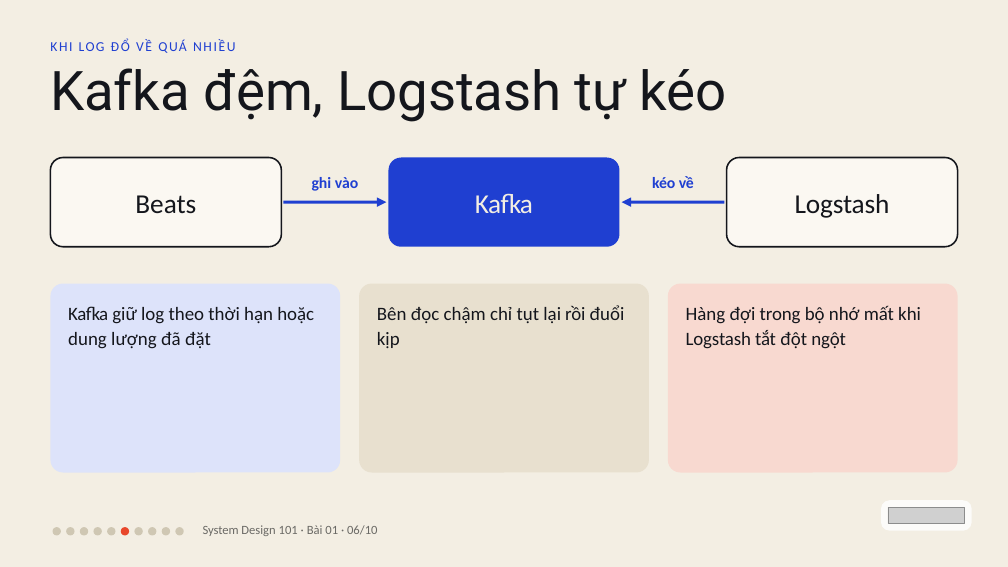
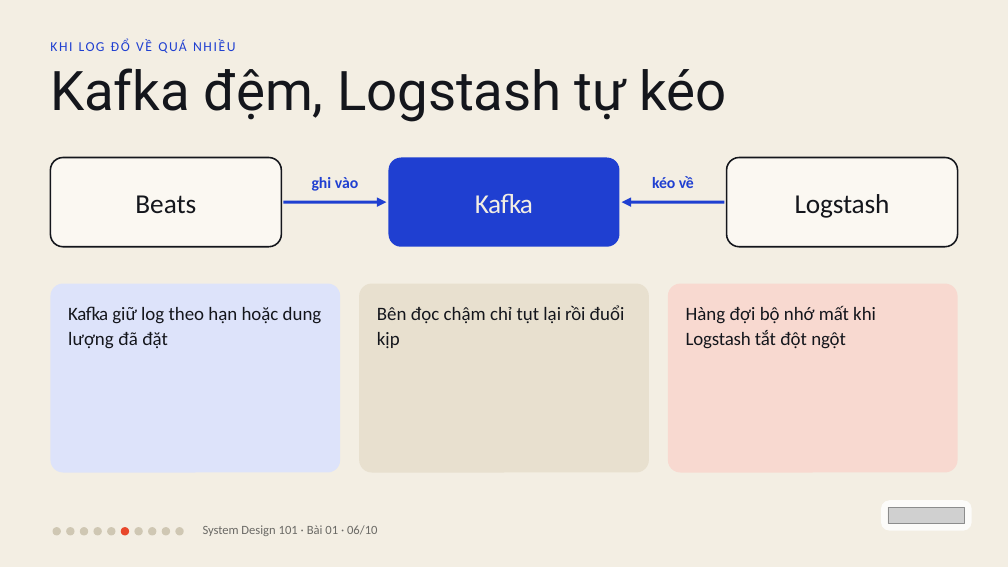
Before and after one commit to vohoailinh90/tool-marketing-studio, a slide deck: slide 6 of system-design-101/vi/lessons/sd-06-001/slides/sd-06-001.pptx. Drawn at 1008x567 pixels with LibreOffice and Linux fonts; fonts in the diff are those of the drawing; grey boxes stand for pictures. Boxes give left, top, right and bottom in pixels: in the first picture for what was removed or moved away, otherwise in the second. Text is boxed around its words. In the diff, an @@ line names an element or a change of style, - is before the commit and + after.

```diff
--- a/system-design-101/vi/lessons/sd-06-001/slides/sd-06-001.pptx
+++ b/system-design-101/vi/lessons/sd-06-001/slides/sd-06-001.pptx
@@ text at <box>68,306,322,349</box>: text changed @@
-Kafka giữ log theo thời hạn hoặc dung lượng đã đặt
+Kafka giữ log theo hạn hoặc dung lượng đã đặt
@@ text at <box>686,305,876,349</box>: text changed @@
-Hàng đợi trong bộ nhớ mất khi Logstash tắt đột ngột
+Hàng đợi bộ nhớ mất khi Logstash tắt đột ngột
```
Also in this commit, not shown: 3 other slides changed, 1 other file.
